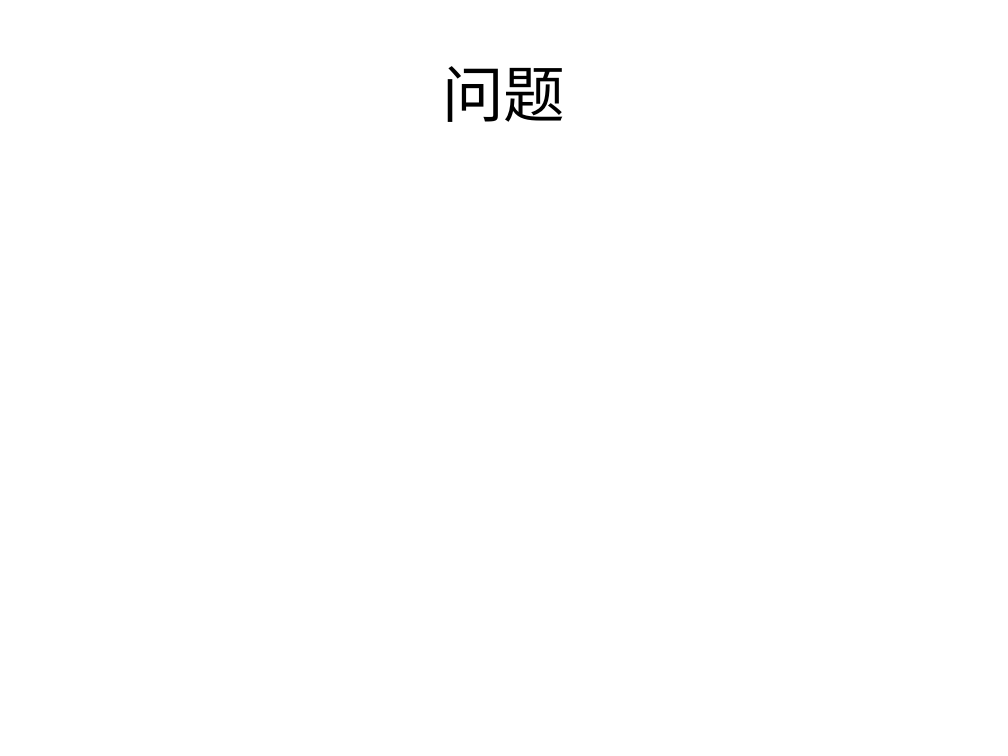
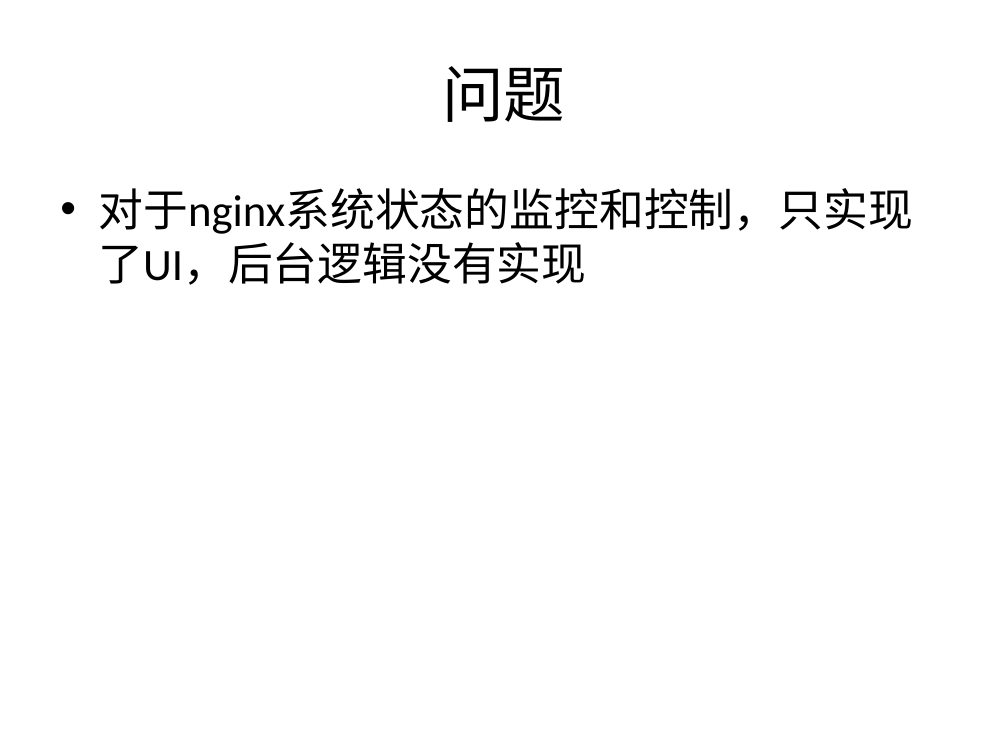
Before and after one commit to bhsei/16TeamC, a slide deck: slide 8 of 2.项目PPT/第十三周进度.pptx. Drawn at 1008x756 pixels with LibreOffice and Linux fonts; fonts in the diff are those of the drawing. Boxes give left, top, right and bottom in pixels: in the first picture for what was removed or moved away, otherwise in the second. Text is boxed around its words. In the diff, an @@ line names an element or a change of style, - is before the commit and + after.

```diff
--- a/2.项目PPT/第十三周进度.pptx
+++ b/2.项目PPT/第十三周进度.pptx
@@ text added at (98, 188, 913, 285), 32 pt, text #000000 @@
+• 对于nginx系统状态的监控和控制，只实现了UI，后台逻辑没有实现
```
Also in this commit, not shown: 1 other slide changed, 2 other files.
